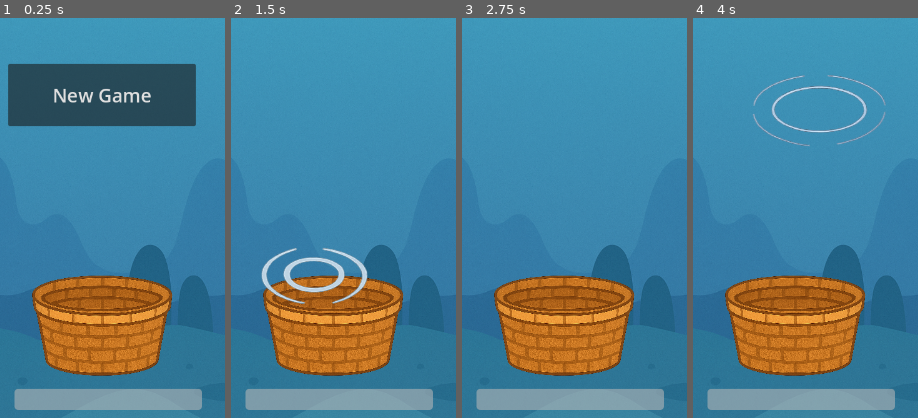
Above: before the commit, frames 1-4 (left to right).
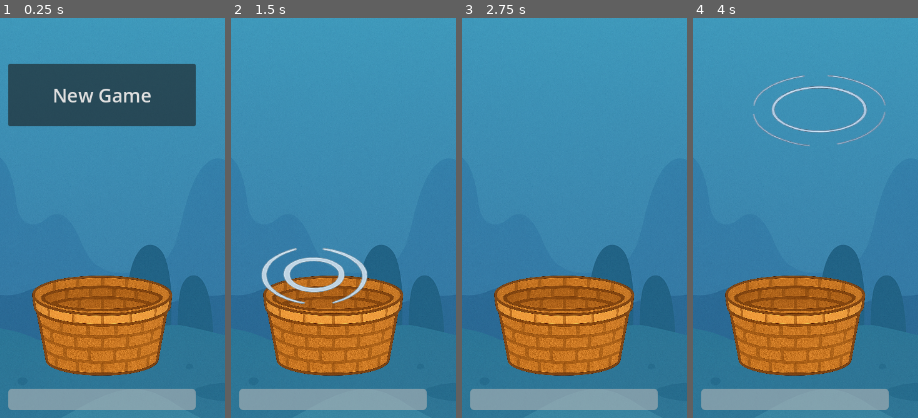
Above: after the commit, the same moments.

Repository: ericso/aqua-launch
Game: Godot game, scene res://main/main.tscn
Two runs of this game, one before a commit and one after it. Both use one fixed random seed, a clock stepped at 60 frames per second and the inputs below.
Inputs (mouse positions are % of the whole screen's width and height, from its top left):
- Up to frame 1 (0.25 s): no input
- Up to frame 2 (1.5 s): click "New Game" at 0.5 s; tap Enter at 1.25 s; move the mouse to (45, 70) at 1.27 s; click (45, 70) at 1.42 s
- Up to frame 3 (2.75 s): move the mouse to (80, 65) at 2.02 s; click (80, 65) at 2.17 s
- Up to frame 4 (4 s): move the mouse to (20, 35) at 2.77 s; click (20, 35) at 2.92 s; move the mouse to (55, 50) at 3.52 s; click (55, 50) at 3.67 s
The pictures show only the part of the screen within x 27-77%, y 40-90%; the shares and areas given below are measured in that part.

The runs differ from the first frame. In frame 1, 0.3% of the frame differs, in the area x 3-90%, y 92-98%; in frame 2, 0.3%; in frame 3, 0.3%; in frame 4, 0.3%.

Commit message:
game stops when health depleted, new game resets health bar, and resets everything including mines

Diff:
--- a/basket/basket.gd
+++ b/basket/basket.gd
@@ -1,4 +1,6 @@
 extends Area2D
+
+signal game_over
 
 @export var basket_scale: float = 1.0
 @export var max_health := 100
@@ -21,9 +23,8 @@
 	update_health_bar()
 
 	if health <= 0:
-		die()
+		emit_signal("game_over")
 
-# TODO this doesn't work yet
-func die():
-	# Trigger game over
-	get_tree().call_group("ui", "show_game_over")  # or emit signal
+func reset_health():
+	health = max_health
+	update_health_bar()
--- a/basket/basket.tscn
+++ b/basket/basket.tscn
@@ -38,11 +38,10 @@
 
 [node name="HealthBar" type="ProgressBar" parent="."]
 z_index = 20
-offset_left = -140.0
+offset_left = -150.0
 offset_top = 120.0
-offset_right = 160.0
+offset_right = 150.0
 offset_bottom = 154.0
 step = 1.0
 value = 100.0
-fill_mode = 1
 show_percentage = false
--- a/main/main.gd
+++ b/main/main.gd
@@ -11,6 +11,9 @@
 
 var basket: Node = null
 
+# the amount of damage a mine does to the basket
+var mine_damage: float = 5.0
+
 func _ready():
 	$UI/NewGameButton.pressed.connect(_on_new_game_pressed)
 
@@ -22,6 +25,9 @@
 
 	# connect the mine_hit signal
 	basket.get_node("BasketBody/MineSensor").connect("mine_hit", Callable(self, "_on_mine_hit"))
+
+	# connect the game_over signal
+	basket.connect("game_over", Callable(self, "_on_game_over"))
 
 func _unhandled_input(event: InputEvent) -> void:
 	if event is InputEventScreenTouch and event.pressed:
@@ -62,19 +68,19 @@
 # _on_mine_hit is the handler for when a mine collides with the basket
 # A mine hit should do two things: decrease the score and do damage to the basket
 func _on_mine_hit(mine: Node2D) -> void:
+	# explosion should always happen on hit, whether or not game is running
+	var explosion = preload("res://explosion/explosion.tscn").instantiate()
+	get_tree().current_scene.add_child(explosion)
+	# offset the explosion to be above the mine
+	explosion.global_position = mine.global_position + Vector2(0, -50)
+
 	if game_active:
 		# score go down
 		ScoreManager.decrement_score(1)
 
-		# explosion
-		var explosion = preload("res://explosion/explosion.tscn").instantiate()
-		get_tree().current_scene.add_child(explosion)
-		# offset the explosion to be above the mine
-		explosion.global_position = mine.global_position + Vector2(0, -50)
-
 		# damage basket
 		if basket:
-			basket.apply_damage(20)
+			basket.apply_damage(mine_damage)
 
 	$UI/Score.text = "Score: %d" % ScoreManager.get_score()
 
@@ -86,6 +92,9 @@
 	$MineSpawner.mine_spawn_timer = 0
 	$UI/NewGameButton.visible = false
 
+func _on_game_over():
+	end_game()
+
 func end_game():
 	game_active = false
 	$UI/NewGameButton.visible = true
@@ -94,10 +103,17 @@
 	return game_active
 
 func reset_game():
-	# Remove all existing rings
+	# remove all existing rings
 	for ring in get_tree().get_nodes_in_group("rings"):
 		ring.queue_free()
 
-	# Reset timer, spawn system, player state, etc.
+	# remove all existing mines
+	for ring in get_tree().get_nodes_in_group("mines"):
+		ring.queue_free()
+
+	# reset score
 	ScoreManager.reset_score()
 	$UI/Score.text = "Score: 0"
+
+	# reset basket health
+	basket.reset_health()
